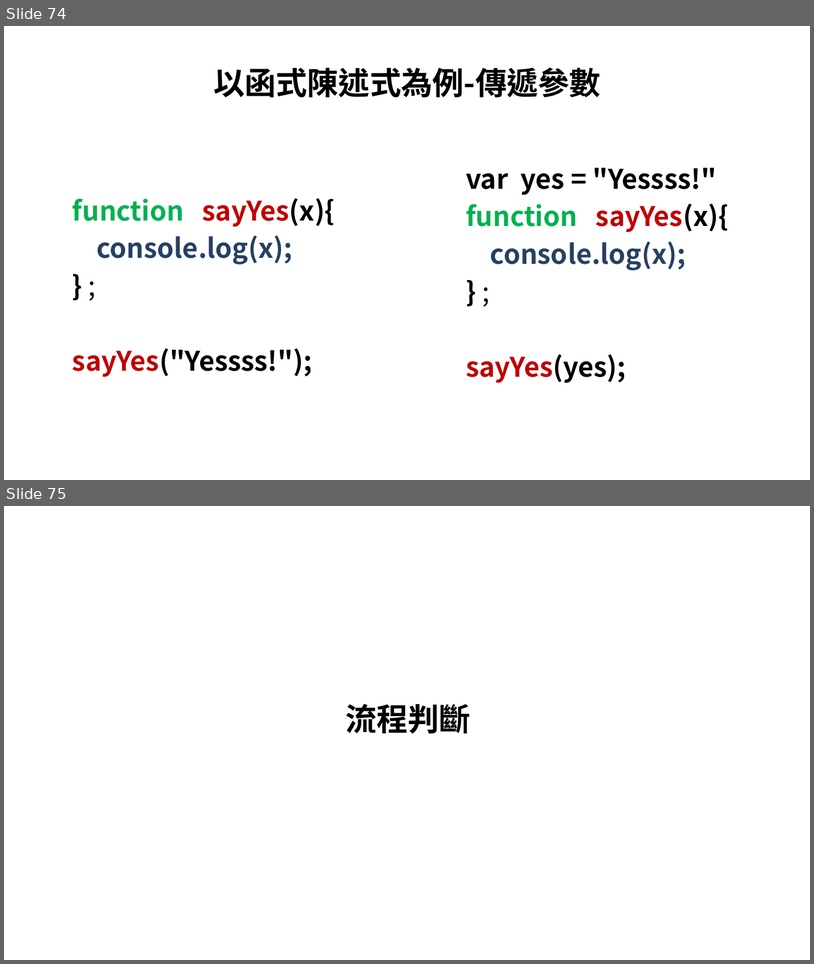
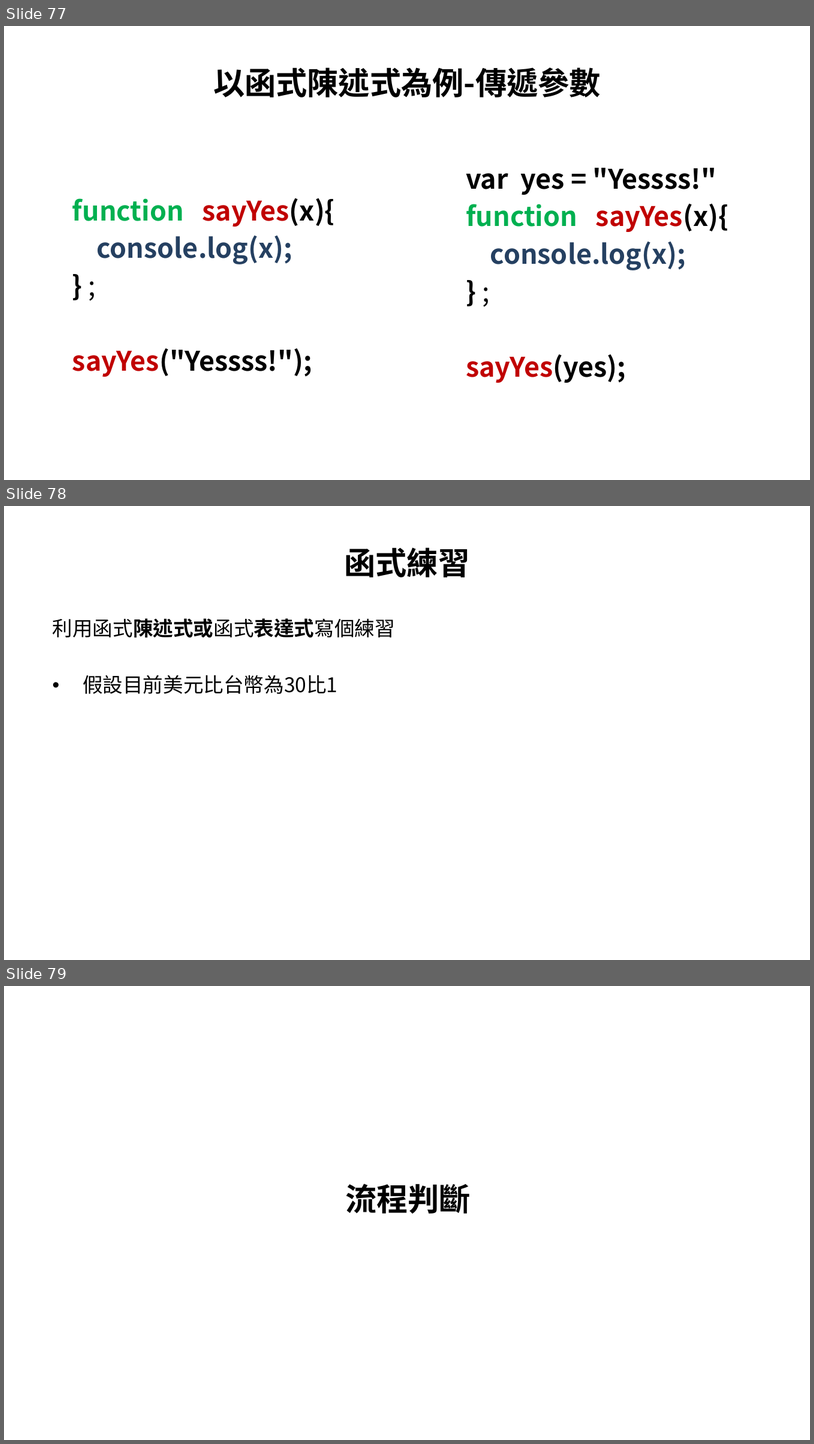
Before and after one commit to allen8101070/JavaScript-PPT, a slide deck: javaScript.pptx. Shown one above the other, each under a label of ours: slides 74 and 75 before the commit, slides 77, 78 and 79 after it. The pictures are 814x964 and 814x1444 pixels, drawn with LibreOffice and Linux fonts; fonts in the diff are those of the drawing; background and template pictures are left out. Boxes give left, top, right and bottom in pixels: in the first picture for what was removed or moved away, otherwise in the second. Text is boxed around its words. In the diff, an @@ line names an element or a change of style, - is before the commit and + after.

```diff
--- a/javaScript.pptx
+++ b/javaScript.pptx
@@ slide 78 added at bbox=[4, 506, 810, 960], background picture (left out) @@
@@ title added at bbox=[345, 547, 470, 577], 28 pt, text #000000, bold @@
+函式練習
@@ text added at bbox=[53, 618, 395, 694], 18 pt, text #000000 @@
+利用函式陳述式或函式表達式寫個練習
+• 假設目前美元比台幣為30比1
@@ what was slide 74 is now slide 77 @@
@@ what was slide 75 is now slide 79 @@
```
Also in this commit, not shown: 2 slides changed, 4 other slides added, 1 slide removed, 1 other file.
